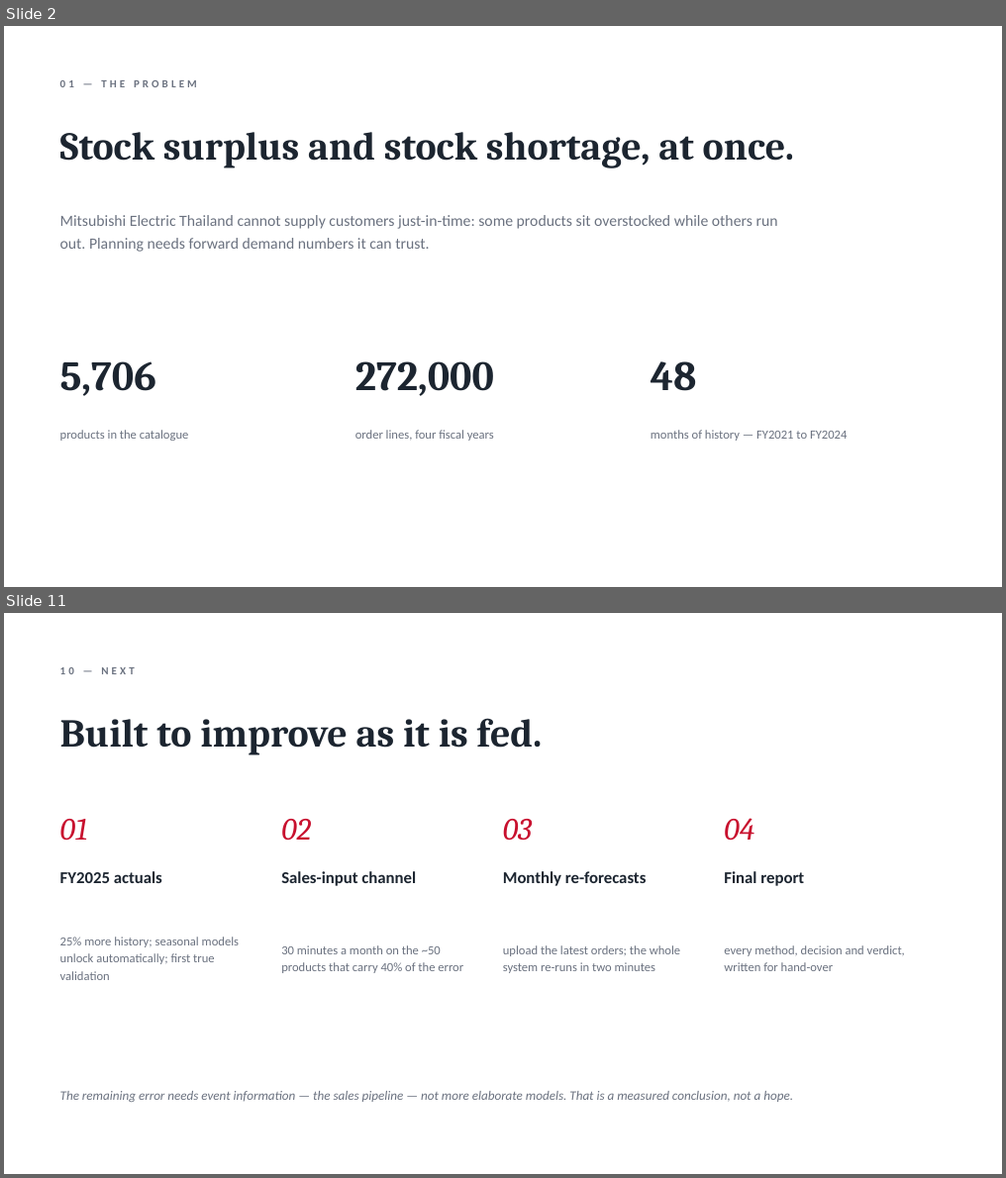
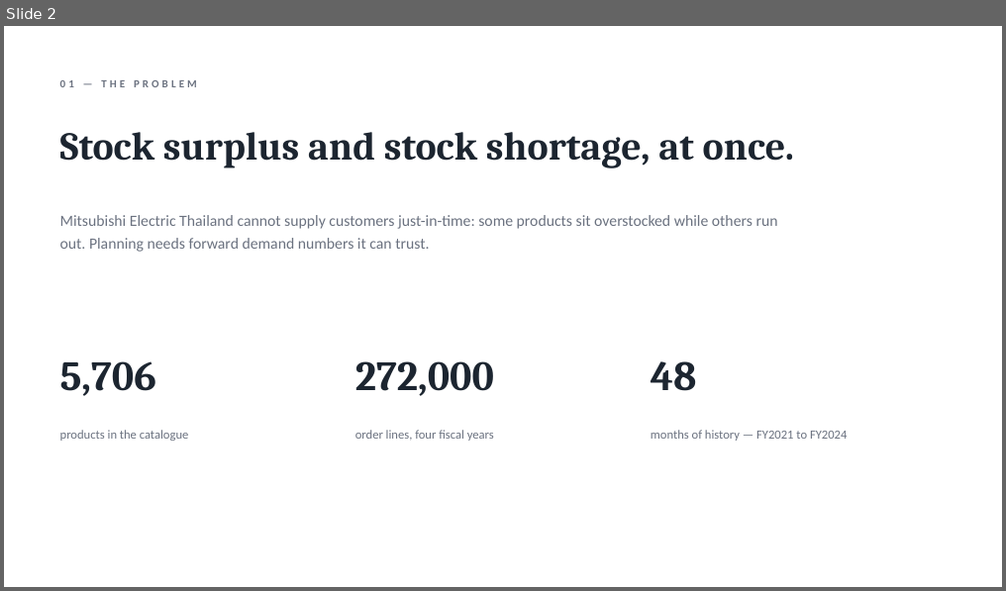
Before and after one commit to DokkDokki/SOE-105, a slide deck: presentation/FY2025_progress_report.pptx. Shown one above the other, each under a label of ours: slides 2 and 11 before the commit, slide 2 after it; the slides between them are not shown. The pictures are 1006x1178 and 1006x591 pixels, drawn with LibreOffice and Linux fonts; fonts in the diff are those of the drawing. Boxes give left, top, right and bottom in pixels: in the first picture for what was removed or moved away, otherwise in the second. Text is boxed around its words. In the diff, an @@ line names an element or a change of style, - is before the commit and + after.

```diff
--- a/presentation/FY2025_progress_report.pptx
+++ b/presentation/FY2025_progress_report.pptx
@@ slide 11 removed at [4,613,1002,1174], background #FFFFFF @@
@@ text removed at [60,667,134,674] @@
-10 — NEXT
@@ text removed at [60,718,543,756] @@
-Built to improve as it is fed.
@@ text removed at [60,819,88,841] @@
-01
@@ text removed at [281,819,311,841] @@
-02
@@ text removed at [503,819,532,841] @@
-03
@@ text removed at [724,818,754,841] @@
-04
@@ text removed at [60,871,162,883] @@
-FY2025 actuals
@@ text removed at [281,871,416,886] @@
-Sales-input channel
@@ text removed at [503,871,647,886] @@
-Monthly re-forecasts
@@ text removed at [724,871,804,886] @@
-Final report
@@ text removed at [60,937,239,980] @@
-25% more history; seasonal models unlock automatically; first true validation
@@ text removed at [281,946,463,973] @@
-30 minutes a month on the ~50 products that carry 40% of the error
@@ text removed at [503,946,680,973] @@
-upload the latest orders; the whole system re-runs in two minutes
@@ text removed at [724,946,905,971] @@
-every method, decision and verdict, written for hand-over
@@ text removed at [60,1091,793,1102] @@
-The remaining error needs event information — the sales pipeline — not more elaborate models. That is a measured conclusion, not a hope.
```
Also in this commit, not shown: 3 slides changed, 7 slides added, 7 other slides removed, 3 other files.
